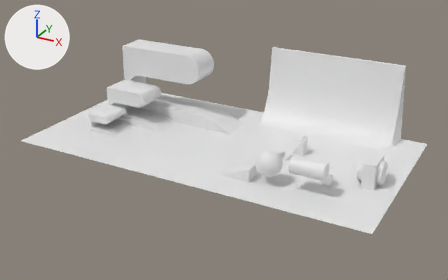
A saved change to the glTF model maps/MovementTesting/MovementTesting.glb.
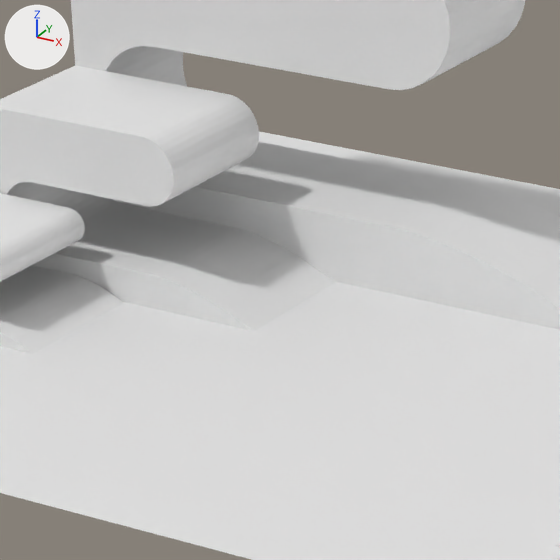
There are two pictures of each version: one whole from a 50 mm camera at (110.0, -264.5, 132.8) aimed at (-31.3, -7.5, 4.3), one close up on the part from 24% to 49% of the width and 24% to 64% of the height. The lights are fixed; the arrows at upper left show +X, +Y and +Z. Where no turn or scale is listed for an object, it has been applied to the vertices. Vertices at the same position are counted once.
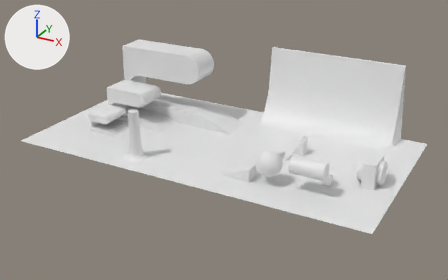
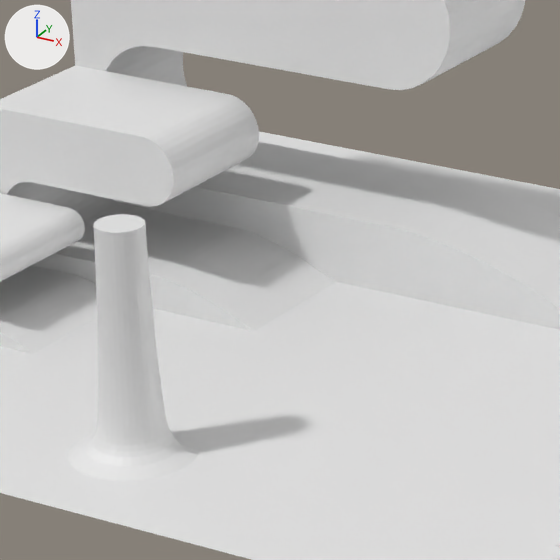
Pixel boxes [x1, y1, x2, y2] of what changed, in the close-ups (560 x 560 px):
part 1 of me_plane, added
    after: [68, 214, 199, 481]

The change, as a diff of the scene's bpy script:
```diff
--- a/maps/MovementTesting/MovementTesting.glb.py
+++ b/maps/MovementTesting/MovementTesting.glb.py
@@ me_plane @@
 # used by ob_plane; location = (0.0, 0.0, 0.0)
-me_plane.from_pydata(...)  # 6389 vertices, 12472 faces; spans x -130.0..60.0, y -52.0..48.0, z -2.0..40.0
+me_plane.from_pydata(...)  # 6869 vertices, 13428 faces; spans x -130.0..60.0, y -52.0..48.0, z -2.0..40.0
+# me_plane part 1: a new loose piece of 480 vertices spanning x -71.0..-58.0, y -45.0..-35.0, z 0.0..24.0
```
